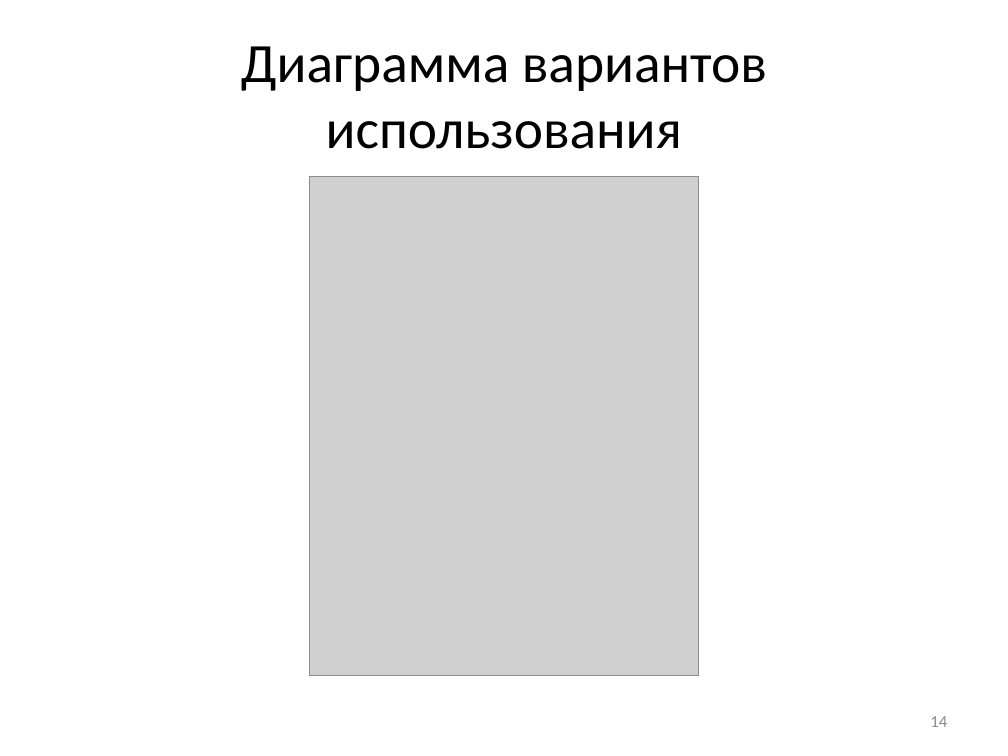
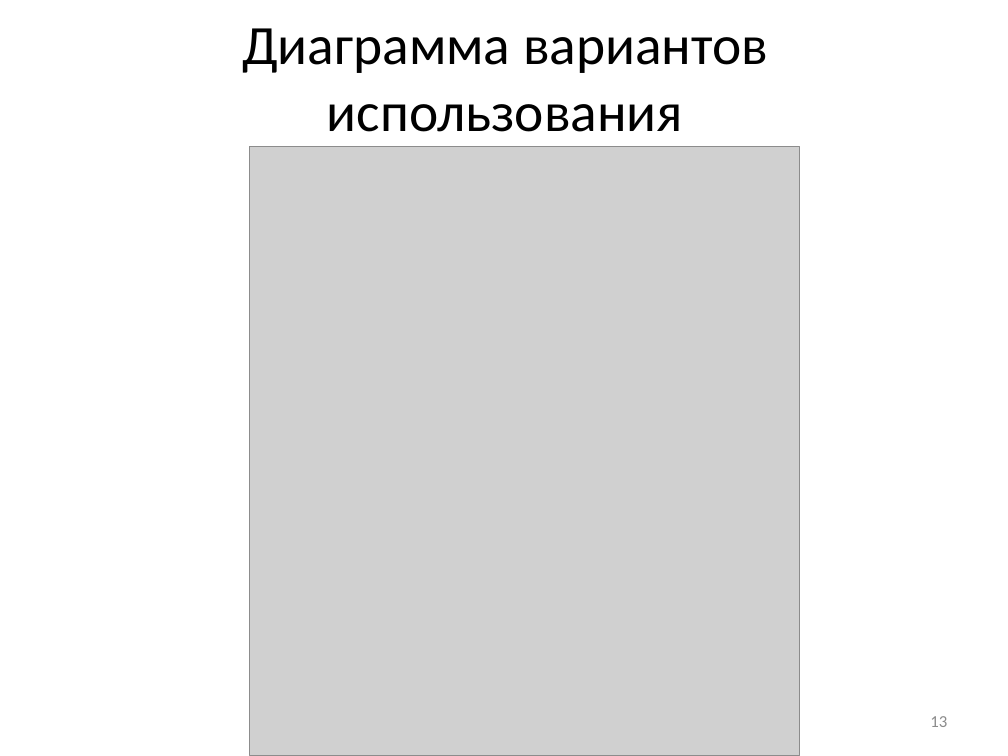
Before and after one commit to NecroArt/Diploma, a slide deck: slide 13 of docs/parts/conference.pptx (slide 14 before the commit). Drawn at 1008x756 pixels with LibreOffice and Linux fonts; fonts in the diff are those of the drawing; grey boxes stand for pictures. Boxes give left, top, right and bottom in pixels: in the first picture for what was removed or moved away, otherwise in the second. Text is boxed around its words. In the diff, an @@ line names an element or a change of style, - is before the commit and + after.

```diff
--- a/docs/parts/conference.pptx
+++ b/docs/parts/conference.pptx
@@ title "Диаграмма вариантов использования": place and size @@
-title "Диаграмма вариантов использования" at bbox=[241, 46, 767, 149]
+title "Диаграмма вариантов использования" at bbox=[242, 28, 768, 132]
@@ picture: place and size @@
-picture at bbox=[309, 176, 699, 675]
+picture at bbox=[250, 147, 800, 756]
@@ page number at bbox=[930, 716, 947, 727]: text changed @@
-14
+13
```
Also in this commit, not shown: 7 other slides changed, 2 slides added, 6 slides removed, 9 other files.
